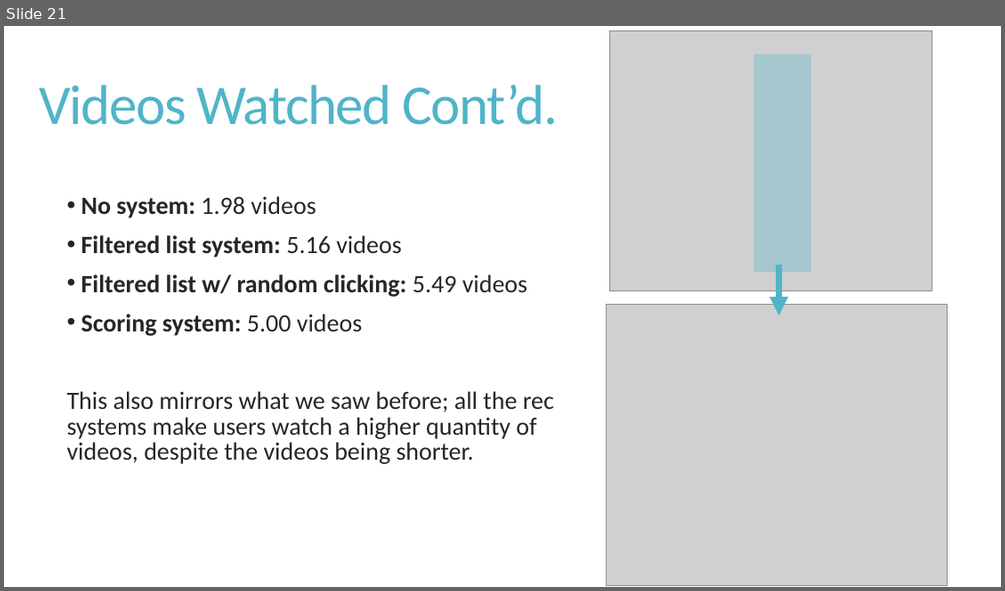
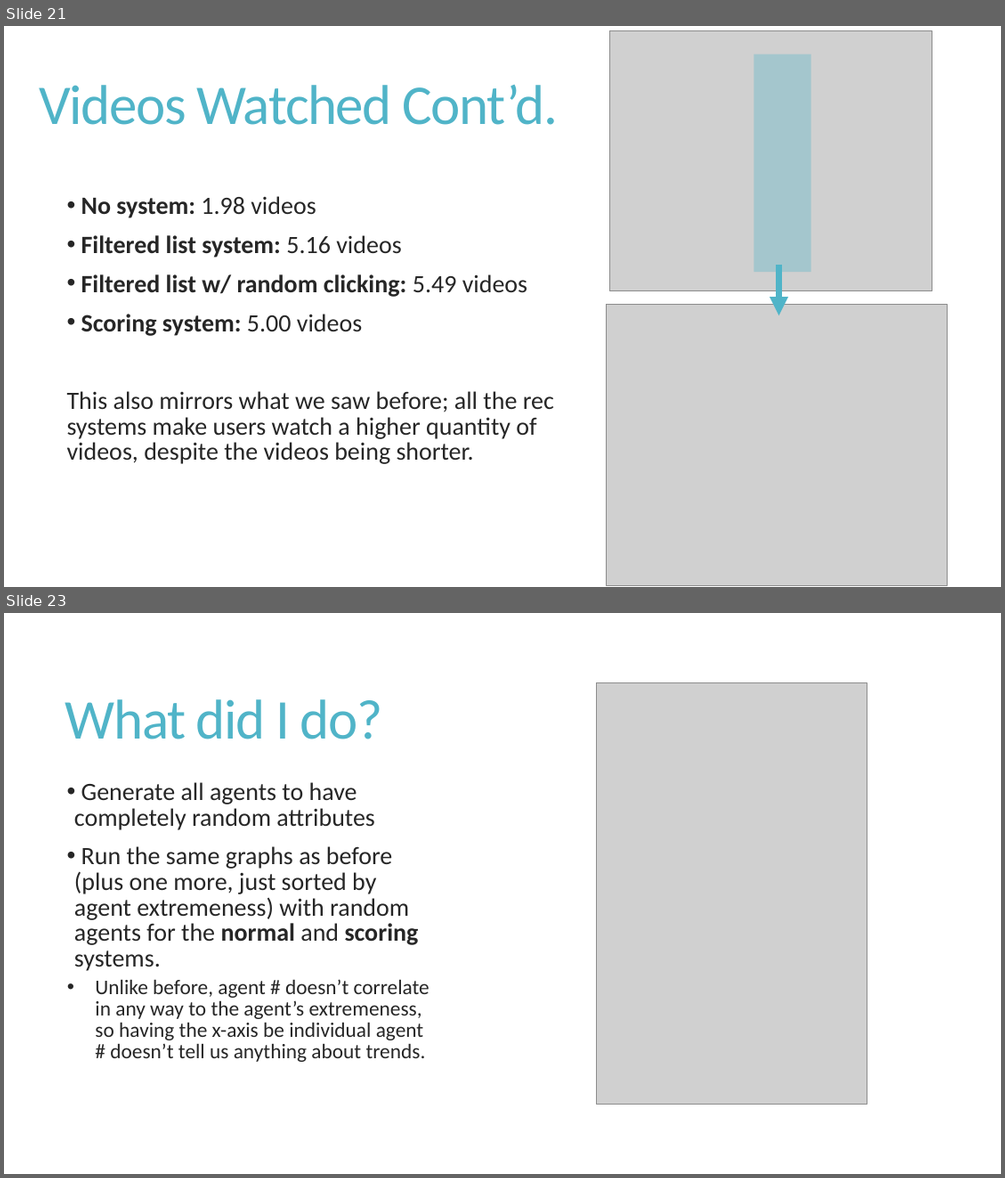
Before and after one commit to snyder-research-group/tools-of-justice, a slide deck: youtube simulation/Current Status of YouTube Simulation - 1-9-24.pptx. Shown one above the other, each under a label of ours: slide 21 before the commit, slides 21 and 23 after it; the slides between them are not shown. The pictures are 1005x591 and 1005x1178 pixels, drawn with LibreOffice and Linux fonts; fonts in the diff are those of the drawing; grey boxes stand for pictures. Boxes give left, top, right and bottom in pixels: in the first picture for what was removed or moved away, otherwise in the second. Text is boxed around its words. In the diff, an @@ line names an element or a change of style, - is before the commit and + after.

Commit message:
Got graphs to work with random agents (only normal and scoring systems)

```diff
--- a/youtube simulation/Current Status of YouTube Simulation - 1-9-24.pptx
+++ b/youtube simulation/Current Status of YouTube Simulation - 1-9-24.pptx
@@ slide 23 added at [4,613,1001,1174], background #FFFFFF @@
@@ picture added at [596,683,866,1104] @@
@@ title added at [65,699,383,739], 54 pt, text #50B4C8 @@
+What did I do?
@@ text added at [74,782,429,1062], 24 pt, text #262626 @@
+• Generate all agents to have completely random attributes
+• Run the same graphs as before (plus one more, just sorted by agent extremeness) with random agents for the normal and scoring systems.
+  • Unlike before, agent # doesn’t correlate in any way to the agent’s extremeness, so having the x-axis be individual agent # doesn’t tell us anything about trends.
```
Also in this commit, not shown: 7 other slides added, 1 other file.
